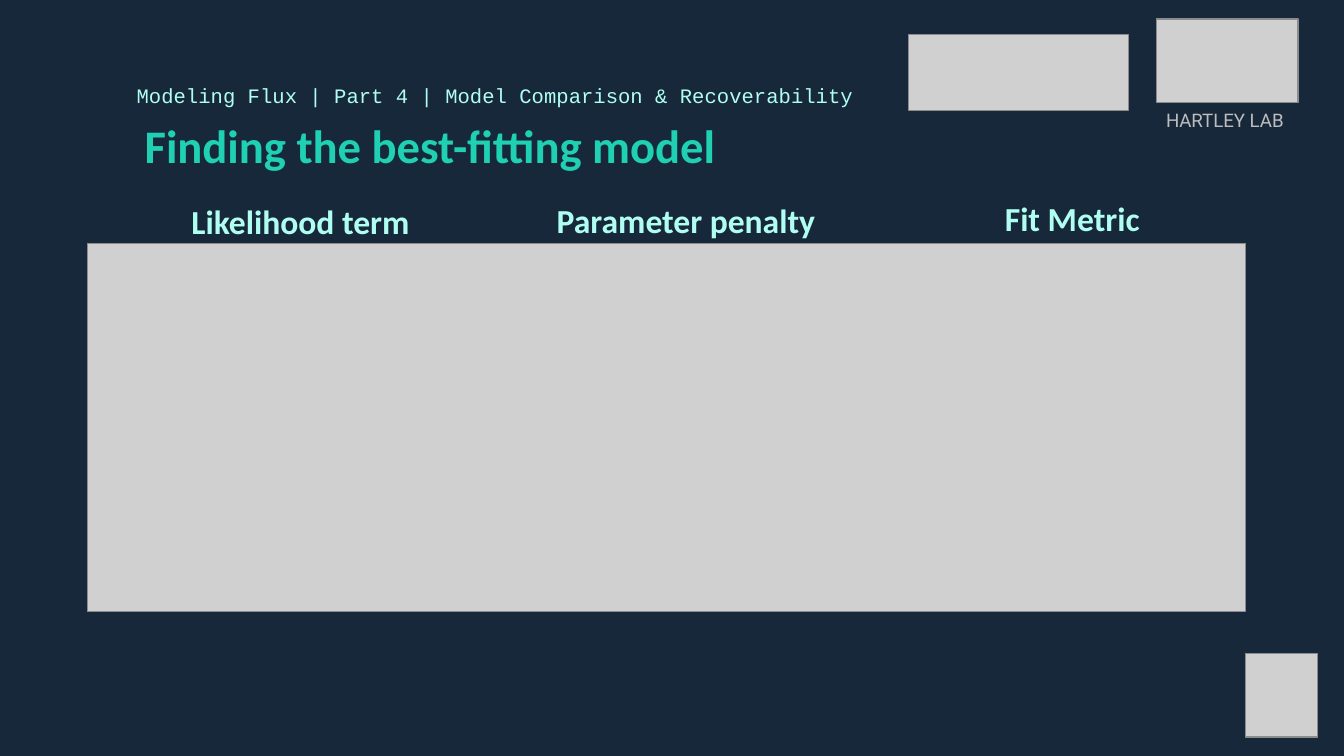
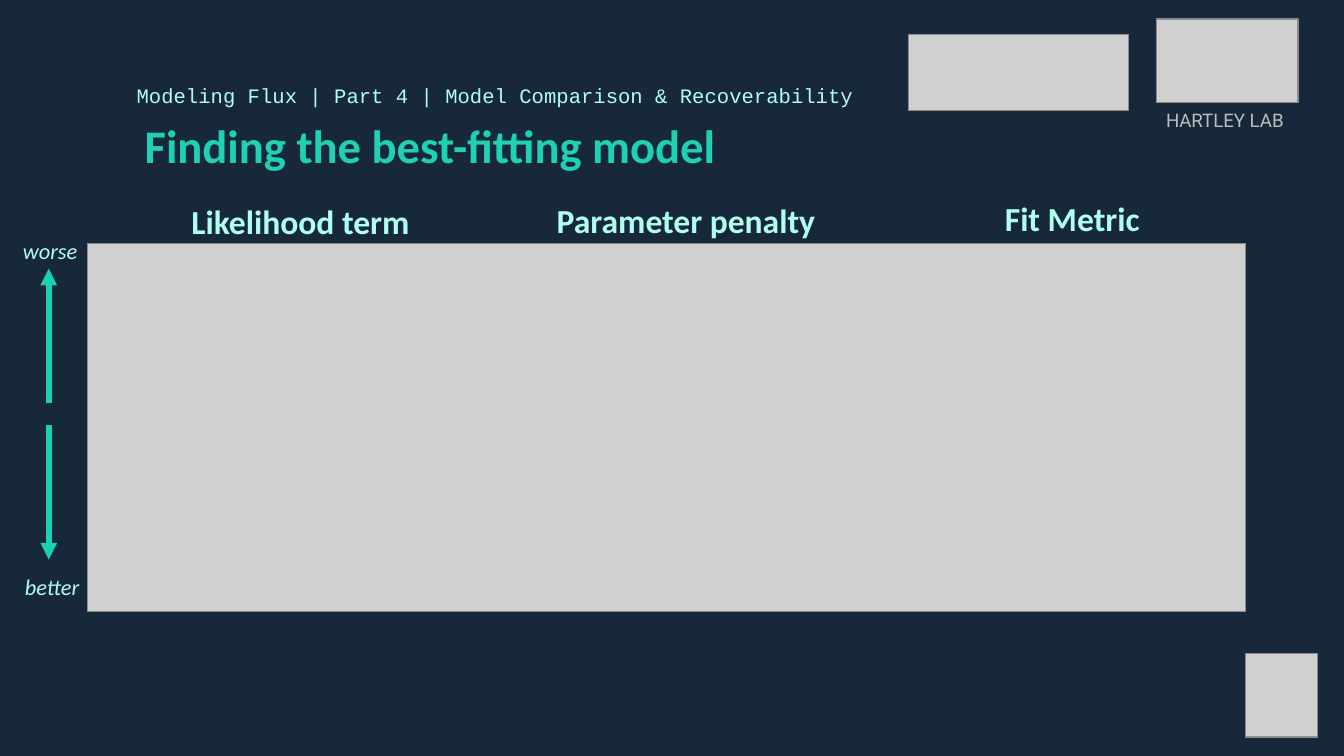
Before and after one commit to DevComPsy/2021FluxCompModellingWorkshop, a slide deck: slide 28 of SectionD/Flux_GroupD_combined.pptx (slide 24 before the commit). Drawn at 1344x756 pixels with LibreOffice and Linux fonts; fonts in the diff are those of the drawing; grey boxes stand for pictures. Boxes give left, top, right and bottom in pixels: in the first picture for what was removed or moved away, otherwise in the second. Text is boxed around its words. In the diff, an @@ line names an element or a change of style, - is before the commit and + after.

```diff
--- a/SectionD/Flux_GroupD_combined.pptx
+++ b/SectionD/Flux_GroupD_combined.pptx
@@ text added at (23,248,77,259), 12 pt, text #B0FEF1, italic @@
+worse
@@ arrow added from (48, 403) to (48, 269), #1BD1B3 3 pt @@
@@ arrow added from (48, 425) to (48, 559), #1BD1B3 3 pt @@
@@ text added at (25,579,79,595), 12 pt, text #B0FEF1, italic @@
+better
```
Also in this commit, not shown: 4 other slides changed, 5 slides added, 3 other files.
